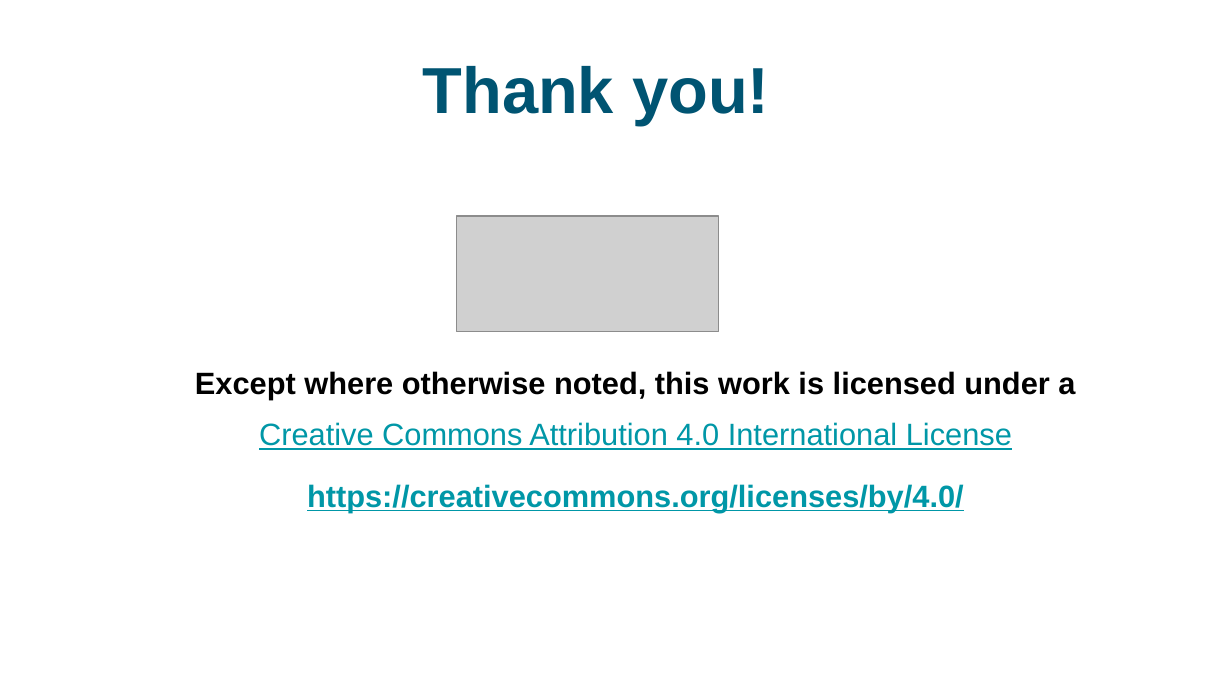
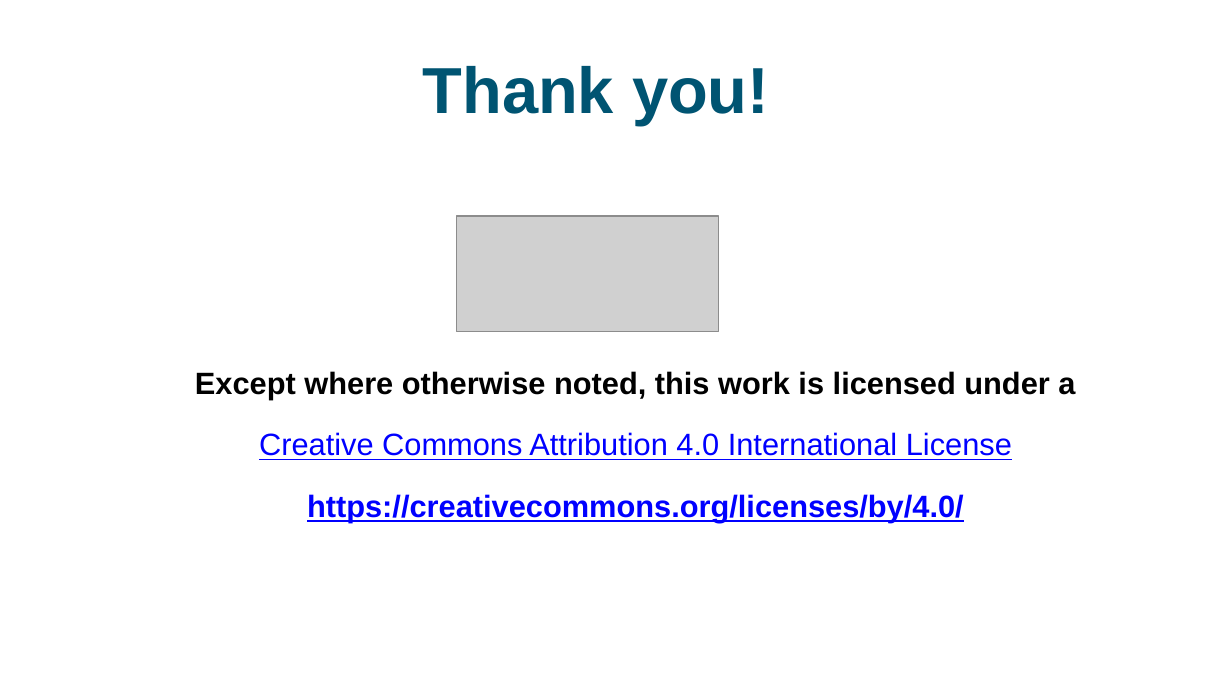
Before and after one commit to ELIXIR-Norway-Training/DMP-writing-workshop, a slide deck: slide 43 of 09_Licensing.odp (slide 41 before the commit). Drawn at 1232x693 pixels with LibreOffice and Linux fonts; fonts in the diff are those of the drawing; grey boxes stand for pictures. Boxes give left, top, right and bottom in pixels: in the first picture for what was removed or moved away, otherwise in the second. Text is boxed around its words. In the diff, an @@ line names an element or a change of style, - is before the commit and + after.

```diff
--- a/09_Licensing.odp
+++ b/09_Licensing.odp
@@ text at bbox=[259, 432, 1012, 522]: text colour #0097A7 to #0000FF in "Creative Commons Attribution 4.0 International License", "https://creativecommons.org/licenses/by/4.0/" @@
```
Also in this commit, not shown: 11 other slides changed, 5 slides added, 3 slides removed, 25 other files.
